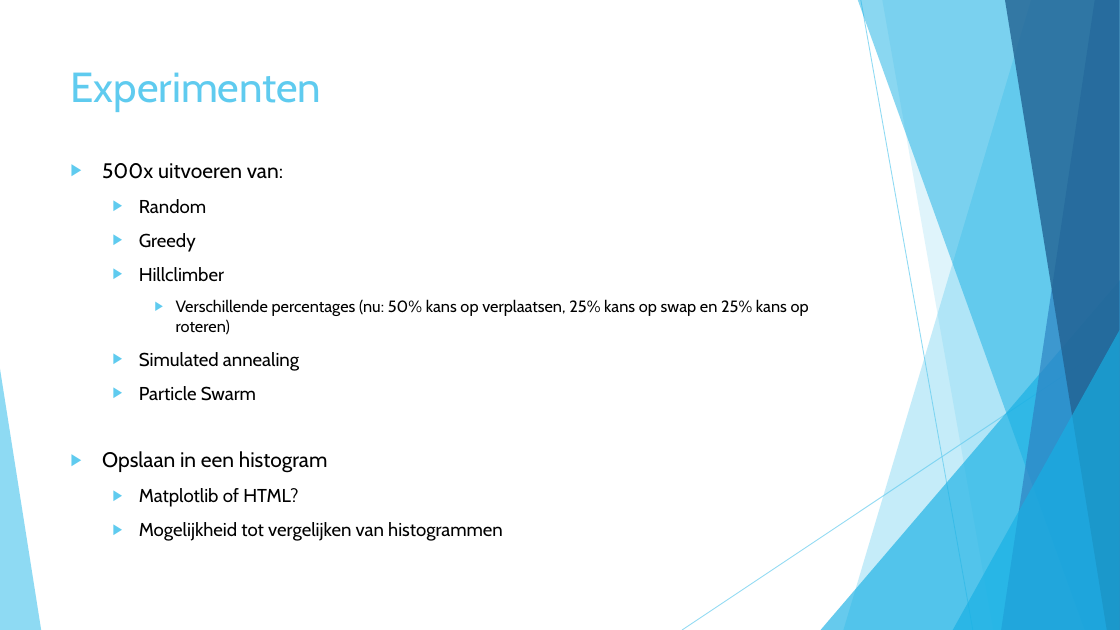
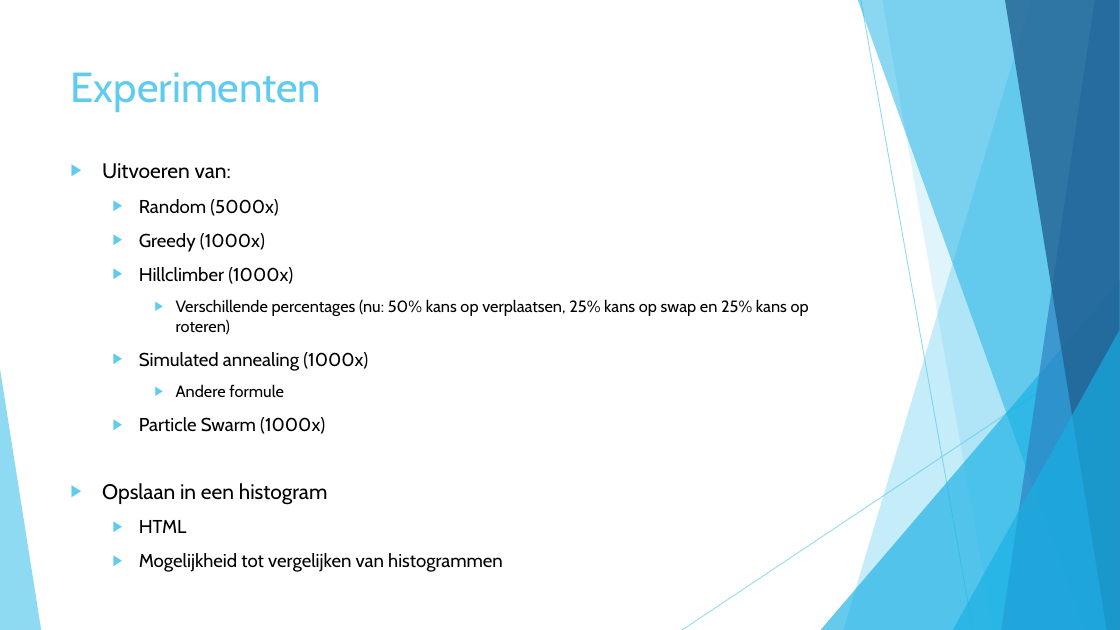
Before and after one commit to roosgreven/Heuristieken, a slide deck: slide 11 of files/presentatie heuristieken.pptx (slide 8 before the commit). Drawn at 1120x630 pixels with LibreOffice and Linux fonts; fonts in the diff are those of the drawing. Boxes give left, top, right and bottom in pixels: in the first picture for what was removed or moved away, otherwise in the second. Text is boxed around its words. In the diff, an @@ line names an element or a change of style, - is before the commit and + after.

```diff
--- a/files/presentatie heuristieken.pptx
+++ b/files/presentatie heuristieken.pptx
@@ text at bbox=[102, 163, 368, 369]: text changed @@
-▶ 500x uitvoeren van:
-  ▶ Random
-  ▶ Greedy
-  ▶ Hillclimber
+▶ Uitvoeren van:
+  ▶ Random (5000x)
+  ▶ Greedy (1000x)
+  ▶ Hillclimber (1000x)
@@ text at bbox=[139, 384, 325, 434]: text changed @@
-  ▶ Simulated annealing
-  ▶ Particle Swarm
+  ▶ Simulated annealing (1000x)
+    ▶ Andere formule
+  ▶ Particle Swarm (1000x)
@@ text at bbox=[139, 520, 187, 533]: text changed @@
-  ▶ Matplotlib of HTML?
+  ▶ HTML
```
Also in this commit, not shown: 1 other slide changed, 3 slides added, 19 other files.
